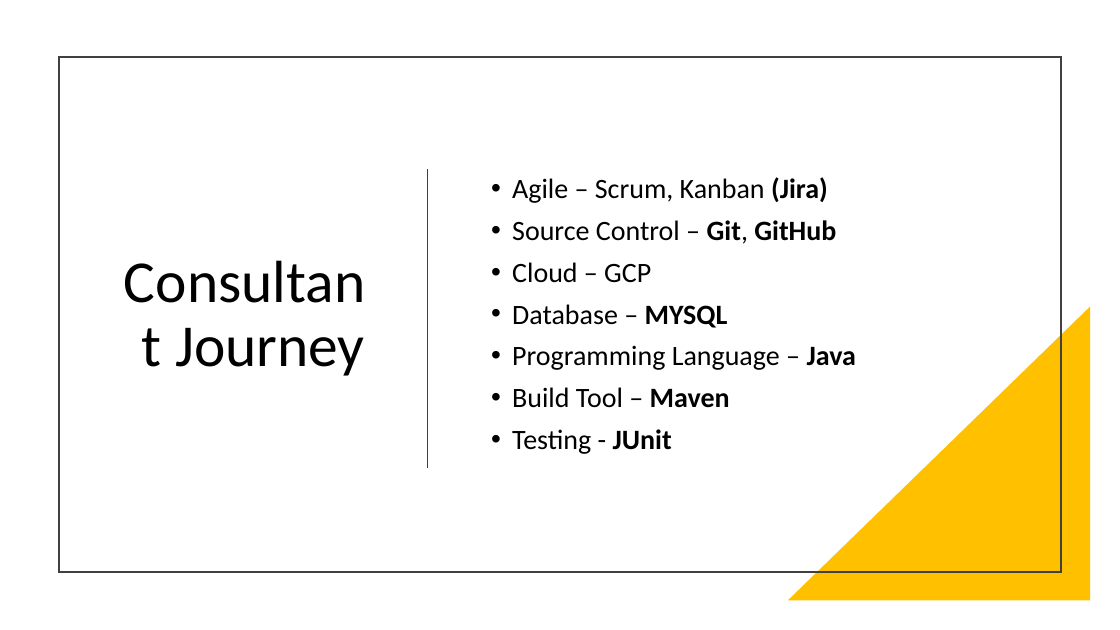
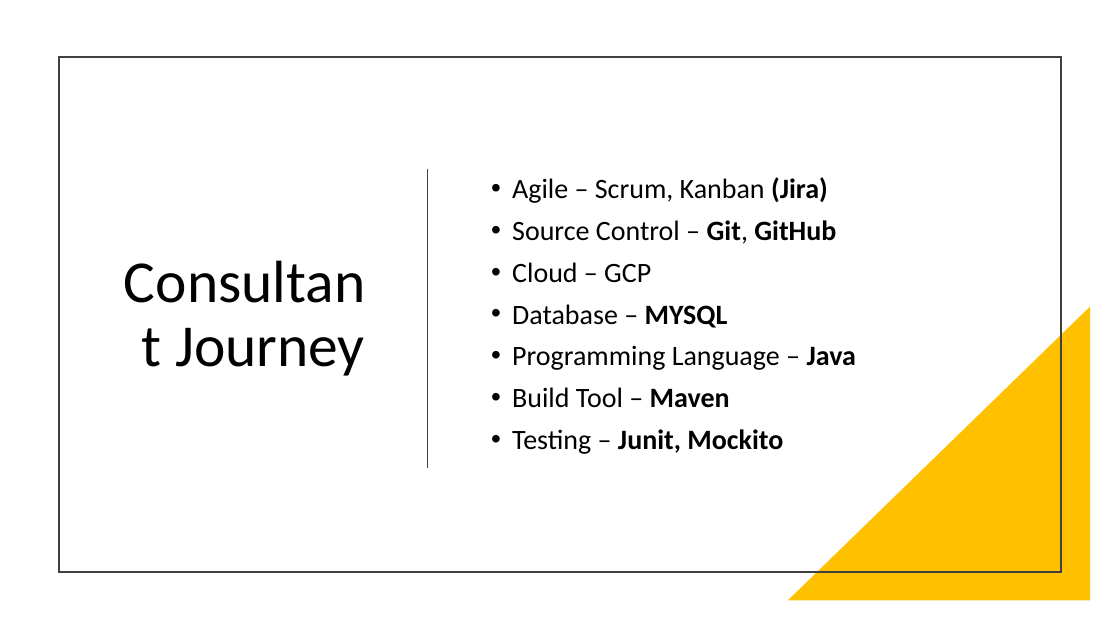
Before and after one commit to Sangiv/IMS-Starter, a slide deck: slide 4 of documentation/IMS-Presentation.pptx. Drawn at 1120x630 pixels with LibreOffice and Linux fonts; fonts in the diff are those of the drawing. Boxes give left, top, right and bottom in pixels: in the first picture for what was removed or moved away, otherwise in the second. Text is boxed around its words. In the diff, an @@ line names an element or a change of style, - is before the commit and + after.

Commit message:
presentation completed

```diff
--- a/documentation/IMS-Presentation.pptx
+++ b/documentation/IMS-Presentation.pptx
@@ text at box(512, 429, 783, 454): text changed; bold on @@
-• Testing - JUnit
+• Testing – Junit, Mockito
```
Also in this commit, not shown: 2 other slides changed, 6 slides added, 1 slide removed.
